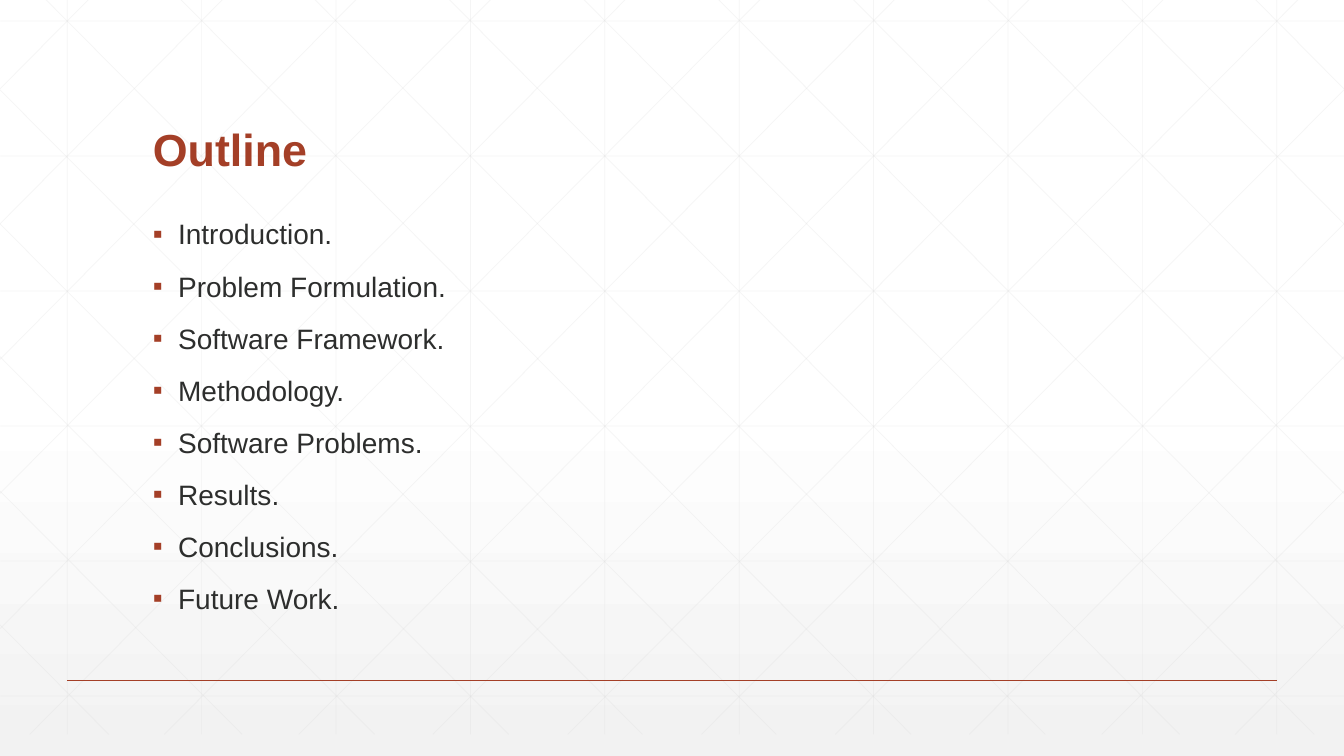
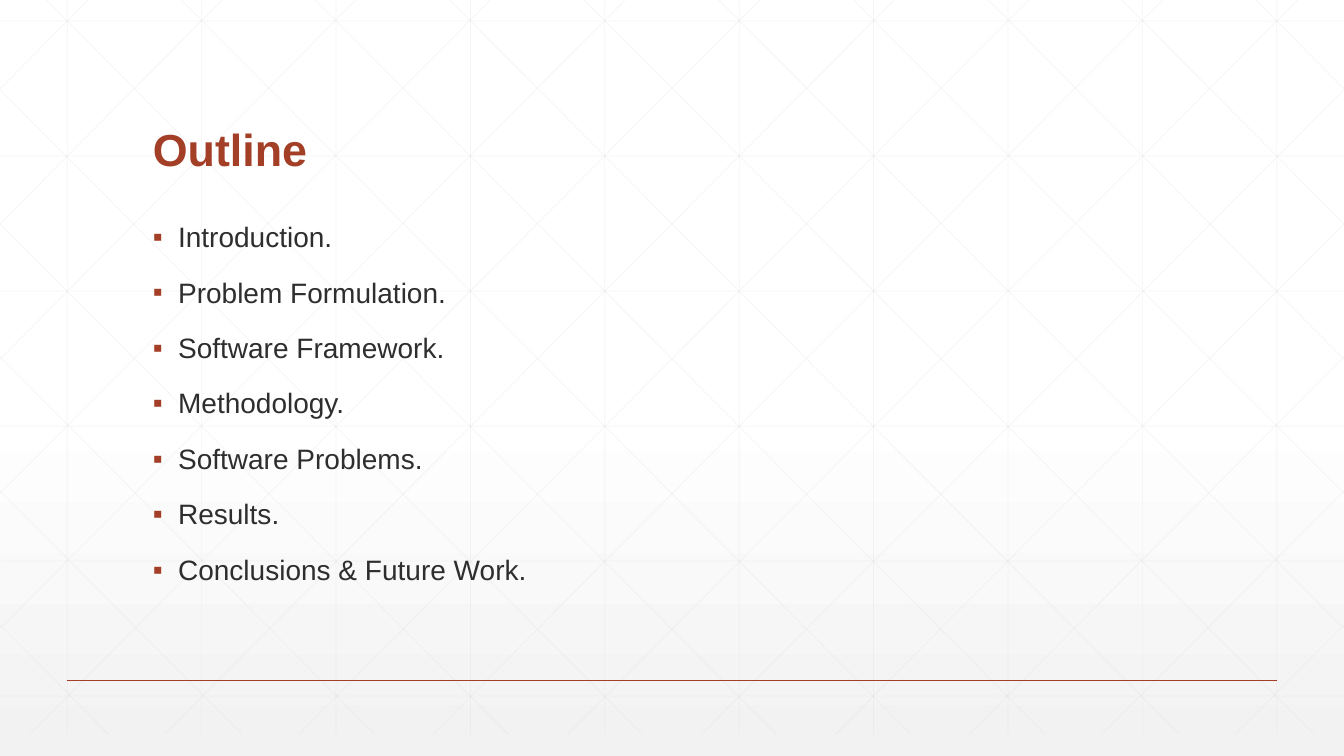
Before and after one commit to Demostroyer/interview-project, a slide deck: slide 2 of presentation/New Thesis Presentation.pptx. Drawn at 1344x756 pixels with LibreOffice and Linux fonts; fonts in the diff are those of the drawing. Boxes give left, top, right and bottom in pixels: in the first picture for what was removed or moved away, otherwise in the second. Text is boxed around its words. In the diff, an @@ line names an element or a change of style, - is before the commit and + after.

Commit message:
Added in text and photos to some slides

```diff
--- a/presentation/New Thesis Presentation.pptx
+++ b/presentation/New Thesis Presentation.pptx
@@ text at (178, 226, 446, 525): line spacing 0.8 to 0.9 @@
@@ text at (178, 559, 527, 581): text changed @@
-▪ Conclusions.
-▪ Future Work.
+▪ Conclusions & Future Work.
```
Also in this commit, not shown: 4 other slides changed, 4 slides added, 5 slides removed.
